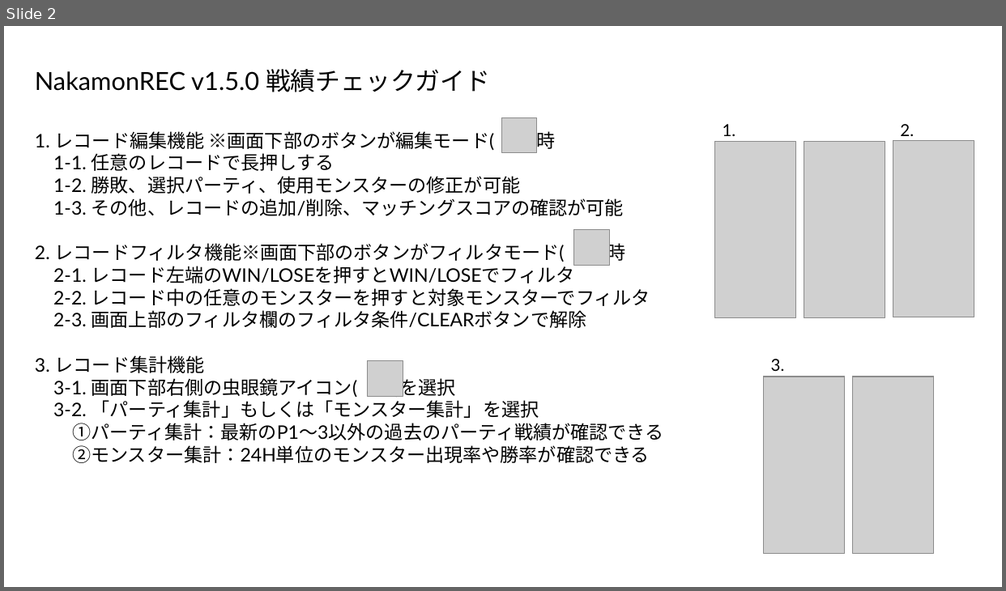
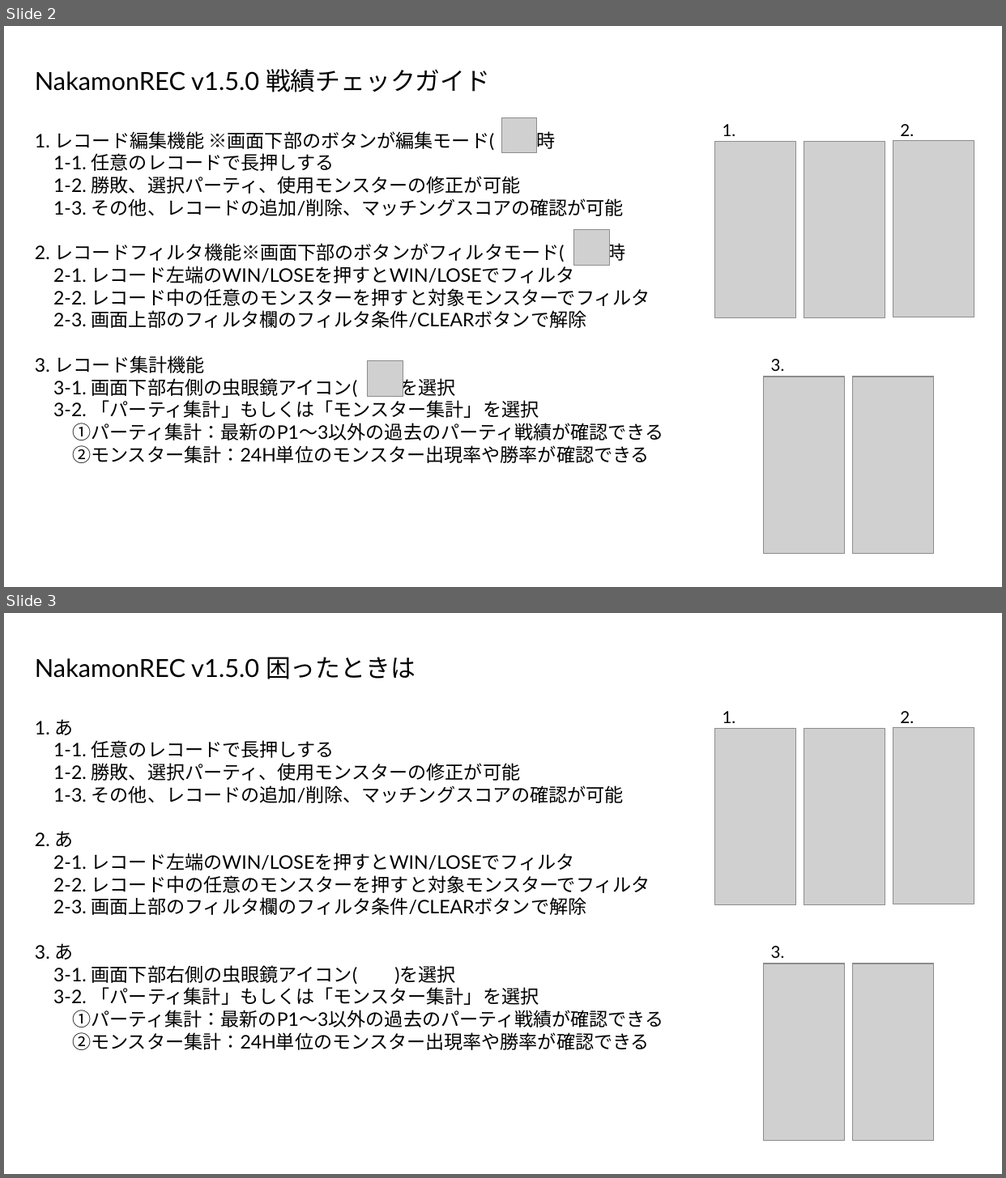
Before and after one commit to 0xDEADBEEF10AF/NakamonRec, a slide deck: readme.pptx. Shown one above the other, each under a label of ours: slide 2 before the commit, slides 2 and 3 after it. The pictures are 1006x591 and 1006x1178 pixels, drawn with LibreOffice and Linux fonts; fonts in the diff are those of the drawing; grey boxes stand for pictures. Boxes give left, top, right and bottom in pixels: in the first picture for what was removed or moved away, otherwise in the second. Text is boxed around its words. In the diff, an @@ line names an element or a change of style, - is before the commit and + after.

```diff
--- a/readme.pptx
+++ b/readme.pptx
@@ slide 3 added at (4, 613, 1002, 1174), background #FFFFFF @@
@@ text added at (35, 657, 415, 679), 24 pt, text #000000 @@
+NakamonREC v1.5.0 困ったときは
@@ text added at (35, 719, 663, 1050), 18 pt, text #000000 @@
+1. あ
+1-1. 任意のレコードで長押しする
+1-2. 勝敗、選択パーティ、使用モンスターの修正が可能
+1-3. その他、レコードの追加/削除、マッチングスコアの確認が可能
+2. あ
+2-1. レコード左端のWIN/LOSEを押すとWIN/LOSEでフィルタ
+2-2. レコード中の任意のモンスターを押すと対象モンスターでフィルタ
+2-3. 画面上部のフィルタ欄のフィルタ条件/CLEARボタンで解除
+3. あ
+3-1. 画面下部右側の虫眼鏡アイコン( )を選択
+3-2. 「パーティ集計」もしくは「モンスター集計」を選択
+①パーティ集計：最新のP1～3以外の過去のパーティ戦績が確認できる
+②モンスター集計：24H単位のモンスター出現率や勝率が確認できる
@@ picture added at (715, 728, 796, 905) @@
@@ text added at (722, 711, 736, 723), 16 pt, text #000000 @@
+1.
@@ picture added at (804, 728, 885, 905) @@
@@ picture added at (893, 727, 974, 905) @@
@@ text added at (900, 711, 914, 723), 16 pt, text #000000 @@
+2.
@@ text added at (771, 946, 785, 958), 16 pt, text #000000 @@
+3.
@@ picture added at (764, 964, 845, 1140) @@
@@ picture added at (764, 964, 845, 1141) @@
@@ picture added at (853, 964, 934, 1140) @@
@@ picture added at (853, 964, 934, 1141) @@
```
Also in this commit, not shown: 1 slide changed, 5 other files.
